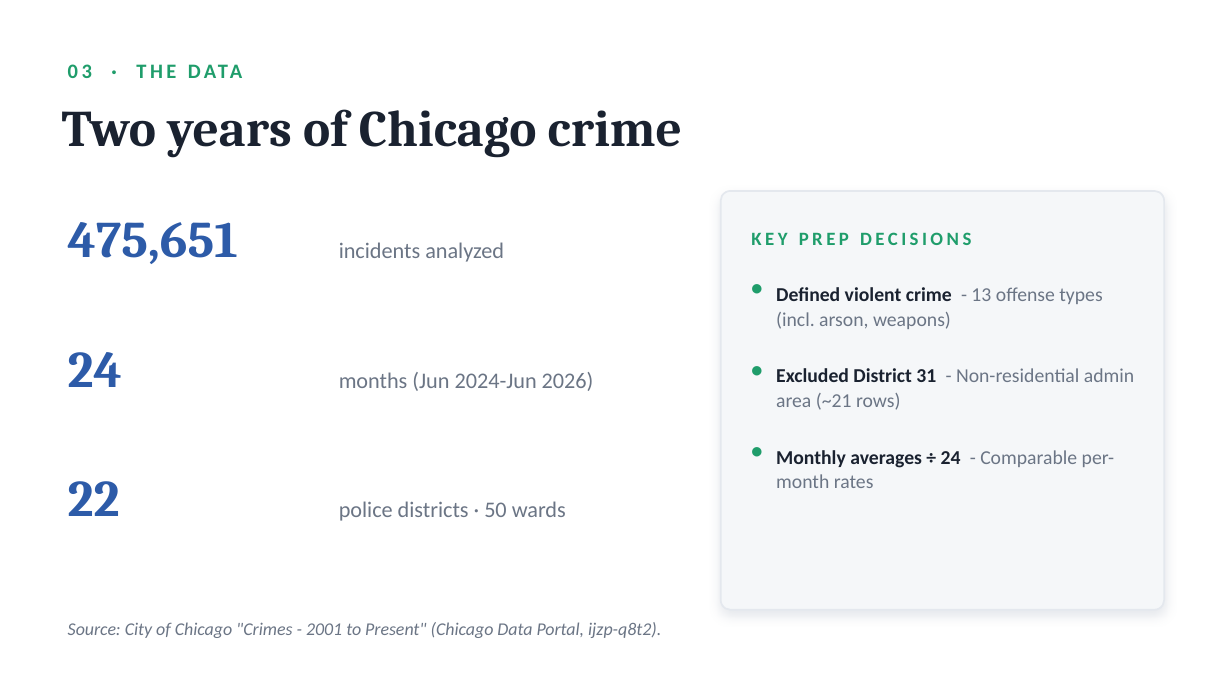
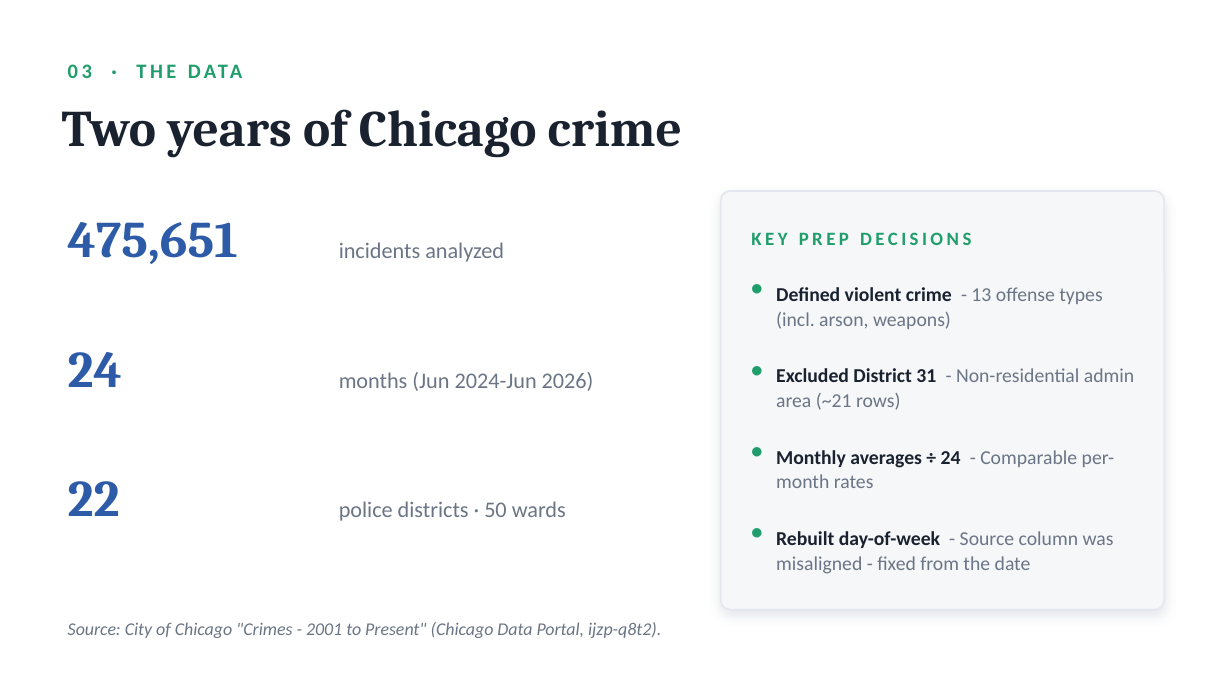
Before and after one commit to techwithvictoria/chicago-crime-dashboard, a slide deck: slide 4 of Chicago_Safety_Relocation.pptx. Drawn at 1232x693 pixels with LibreOffice and Linux fonts; fonts in the diff are those of the drawing. Boxes give left, top, right and bottom in pixels: in the first picture for what was removed or moved away, otherwise in the second. Text is boxed around its words. In the diff, an @@ line names an element or a change of style, - is before the commit and + after.

```diff
--- a/Chicago_Safety_Relocation.pptx
+++ b/Chicago_Safety_Relocation.pptx
@@ text added at [752,513,776,549], 13 pt, text #1F9D6B, bold @@
+•
@@ text added at [776,531,1114,574], 11.5 pt, text #6B7585 @@
+Rebuilt day-of-week - Source column was misaligned - fixed from the date
```
Also in this commit, not shown: 4 other slides changed, 3 slides added, 1 slide removed.
